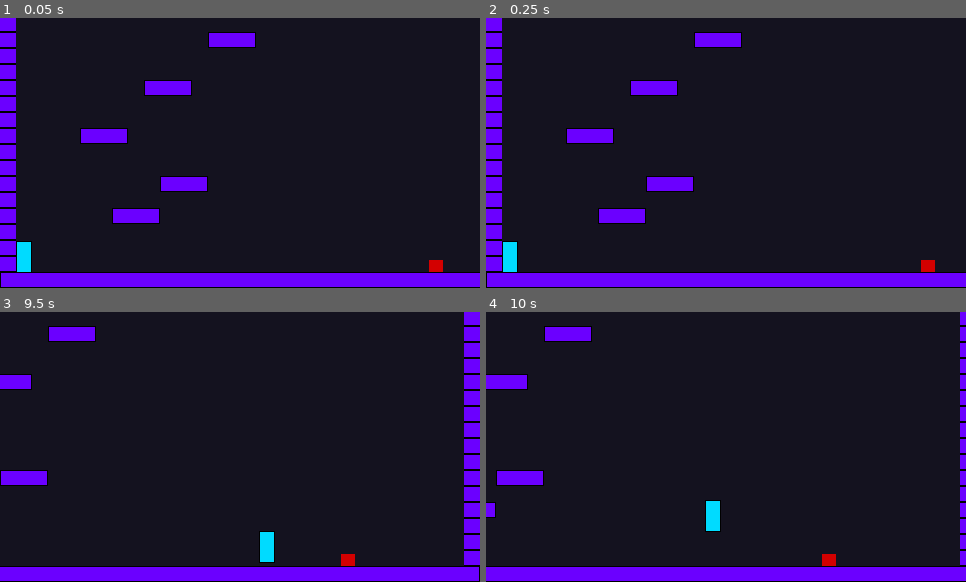
Above: before the commit, frames 1-4 (two rows, left to right).
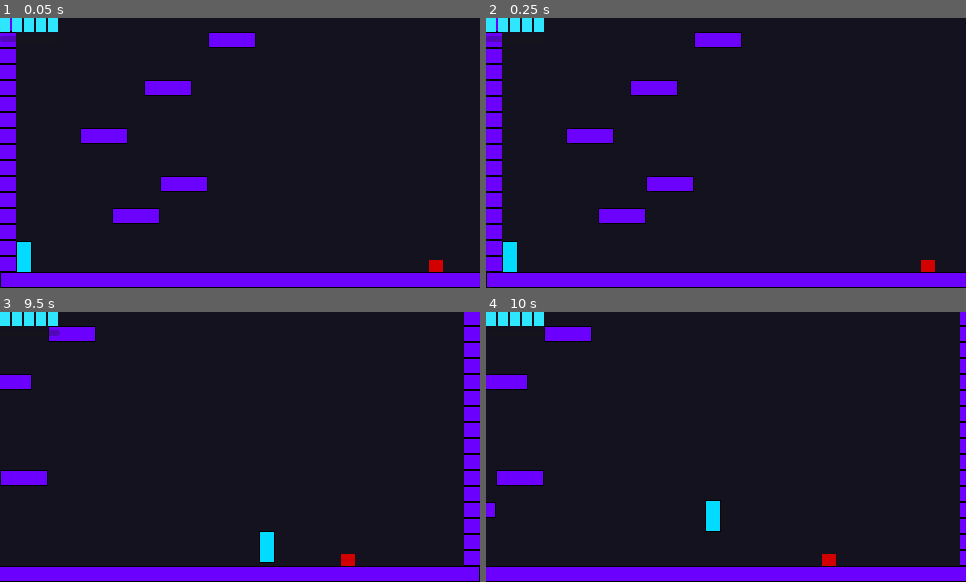
Above: after the commit, the same moments.

Repository: TheDiamondSpeed/PWS-Game
Game: Godot game, scene res://scenes/main.tscn
Two runs of this game, one before a commit and one after it. Both use one fixed random seed, a clock stepped at 60 frames per second and the inputs below.
Inputs (mouse positions are in pixels of both pictures, inside the frame that each line leads up to):
- Up to frame 1 (0.05 s): no input
- Up to frame 2 (0.25 s): no input
- Up to frame 3 (9.5 s): move the mouse to (345, 433) at 0.52 s; hold D (move_right) 0.53-2.03 s; click (345, 433) at 0.6 s; tap Space (jump) at 0.77, 1.52, 3.02, 3.77, 4.52, 6.02, 6.77, 7.52, 9.02 s; move the mouse to (144, 460) at 1.27 s; click (144, 460) at 1.35 s; move the mouse to (288, 387) at 2.02 s; hold A (move_left) 2.03-2.78 s; click (288, 387) at 2.1 s; move the mouse to (216, 501) at 2.77 s; hold D (move_right) 2.78-4.28 s; click (216, 501) at 2.85 s; move the mouse to (384, 487) at 3.52 s; click (384, 487) at 3.6 s; move the mouse to (96, 406) at 4.27 s; hold A (move_left) 4.28-5.03 s; click (96, 406) at 4.35 s; move the mouse to (264, 447) at 5.02 s; hold D (move_right) 5.03-5.78 s; click (264, 447) at 5.1 s; move the mouse to (168, 379) at 5.77 s; hold A (move_left) 5.78-7.28 s; click (168, 379) at 5.85 s; move the mouse to (345, 433) at 6.52 s; click (345, 433) at 6.6 s; move the mouse to (144, 460) at 7.27 s; hold D (move_right) from 7.28 s (still down); click (144, 460) at 7.35 s; move the mouse to (288, 387) at 8.02 s; click (288, 387) at 8.1 s; move the mouse to (216, 501) at 8.77 s; click (216, 501) at 8.85 s
- Up to frame 4 (10 s): move the mouse to (870, 487) at 9.52 s; release D (move_right) at 9.53 s; hold A (move_left) from 9.53 s (still down); click (870, 487) at 9.6 s; tap Space (jump) at 9.77 s

The runs differ from the first frame. In frame 1, 0.6% of the frame differs, in the area x 0-13%, y 0-9%; in frame 2, 0.6%; in frame 3, 0.6%; in frame 4, 0.5%.

Commit message:
Made a hud for player hp and charge to be used later on

Diff:
--- /dev/null
+++ b/pws-game/scenes/hud.tscn
@@ -0,0 +1,26 @@
+[gd_scene format=3 uid="uid://4aeqpogujjpl"]
+
+[ext_resource type="Script" uid="uid://8ojnfefyd75w" path="res://scripts/hud.gd" id="1_ahhtf"]
+
+[node name="HUD" type="CanvasLayer" unique_id=885054866]
+script = ExtResource("1_ahhtf")
+
+[node name="Margin" type="MarginContainer" parent="." unique_id=565766721]
+offset_right = 40.0
+offset_bottom = 40.0
+theme_override_constants/margin_left = 0
+theme_override_constants/margin_top = 0
+theme_override_constants/margin_right = 0
+theme_override_constants/margin_bottom = 0
+
+[node name="VBox" type="VBoxContainer" parent="Margin" unique_id=527703792]
+layout_mode = 2
+
+[node name="HealthCells" type="HBoxContainer" parent="Margin/VBox" unique_id=901187416]
+layout_mode = 2
+theme_override_constants/separation = 2
+
+[node name="ChargeBar" type="ProgressBar" parent="Margin/VBox" unique_id=994343725]
+custom_minimum_size = Vector2(60, 6)
+layout_mode = 2
+show_percentage = false
--- a/pws-game/scenes/main.tscn
+++ b/pws-game/scenes/main.tscn
@@ -2,6 +2,7 @@
 
 [ext_resource type="Script" uid="uid://buewl7g87yc1" path="res://scripts/main.gd" id="1_0wfyh"]
 [ext_resource type="PackedScene" uid="uid://cm2ambmi3p71g" path="res://scenes/player.tscn" id="1_o5qli"]
+[ext_resource type="PackedScene" uid="uid://4aeqpogujjpl" path="res://scenes/hud.tscn" id="3_sugp2"]
 
 [node name="Main" type="Node" unique_id=742601493]
 script = ExtResource("1_0wfyh")
@@ -9,3 +10,5 @@
 [node name="World" type="Node2D" parent="." unique_id=1607991313]
 
 [node name="Player" parent="." unique_id=299724525 instance=ExtResource("1_o5qli")]
+
+[node name="HUD" parent="." unique_id=885054866 instance=ExtResource("3_sugp2")]
--- /dev/null
+++ b/pws-game/scripts/hud.gd
@@ -0,0 +1,36 @@
+extends CanvasLayer
+
+const CELL_SIZE = Vector2(10, 14)
+const COLOR_FULL = Color("2ee6ff")
+const COLOR_EMPTY = Color("2a2540")
+
+var player = null
+var cells = []
+var shown_max = -1
+
+@onready var cell_box = $Margin/VBox/HealthCells
+@onready var charge_bar = $Margin/VBox/ChargeBar
+
+func _process(_delta):
+	if player == null:
+		player = get_tree().get_first_node_in_group("player")
+		return
+	if player.max_health != shown_max:
+		_rebuild_cells()
+
+	for i in cells.size():
+		cells[i].color = COLOR_FULL if i < player.health else COLOR_EMPTY
+
+	charge_bar.max_value = player.max_charge
+	charge_bar.value = player.charge
+
+func _rebuild_cells():
+	for c in cells:
+		c.queue_free()
+	cells.clear()
+	for i in player.max_health:
+		var cell = ColorRect.new()
+		cell.custom_minimum_size = CELL_SIZE
+		cell_box.add_child(cell)
+		cells.append(cell)
+	shown_max = player.max_health
--- a/pws-game/scripts/player.gd
+++ b/pws-game/scripts/player.gd
@@ -27,10 +27,12 @@
 
 var attack_dir = Vector2.RIGHT
 
-const MAX_HEALTH = 5
+var max_health = 5
 const INVINCIBLE_TIME = 1.0
+var max_charge = 100.0
+var charge = 0.0
 
-var health = MAX_HEALTH
+var health = max_health
 var invincible_timer = 0.0
 var hurt_knockback = 0.0
 
@@ -125,6 +127,7 @@
 		return
 	if body.has_method("take_damage"):
 		hit_targets.append(body)
+		charge = min(charge + 10.0, max_charge)
 		body.take_damage(1, global_position)
 		hitstop()
 		if attack_dir == Vector2.DOWN:
@@ -157,7 +160,7 @@
 
 func die():
 	print("Player died")
-	health = MAX_HEALTH
+	health = max_health
 	invincible_timer = 0.0
 	var main = get_tree().current_scene
 	main.call_deferred("change_room", main.current_room.scene_file_path, "Spawn_Left")
Not shown, added: pws-game/scripts/hud.gd.uid
